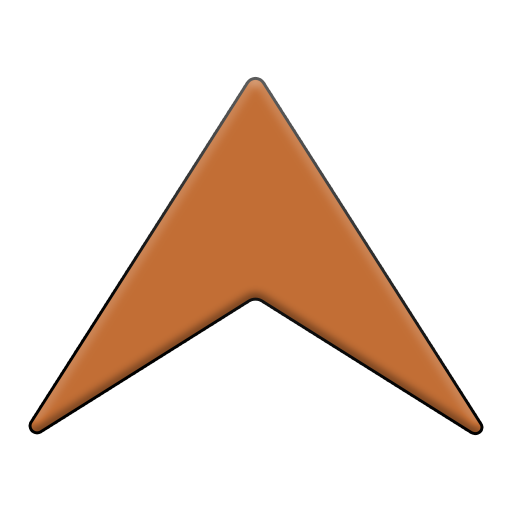
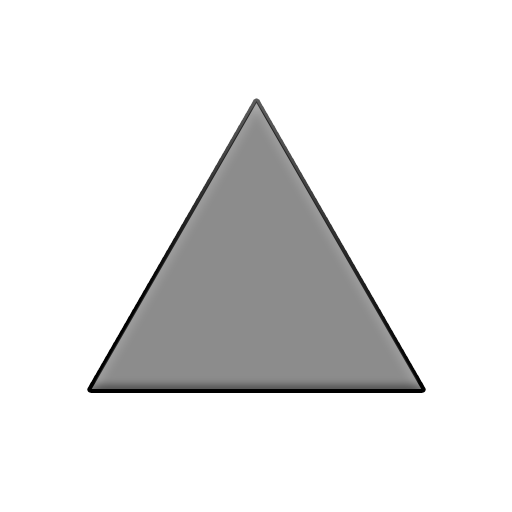
Layer changes from the first w=512, h=512 image to the second:
added layer "Triangle 1" above "Layer 1 copy" over [90, 101, 423, 390]
hid "Layer 1 copy" over [31, 79, 481, 433]
